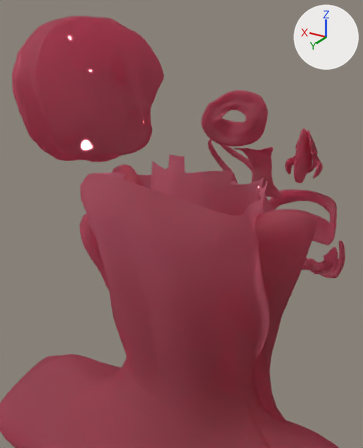
One commit to the Blender file ForensicObj.blend: the scene before it, then after it.
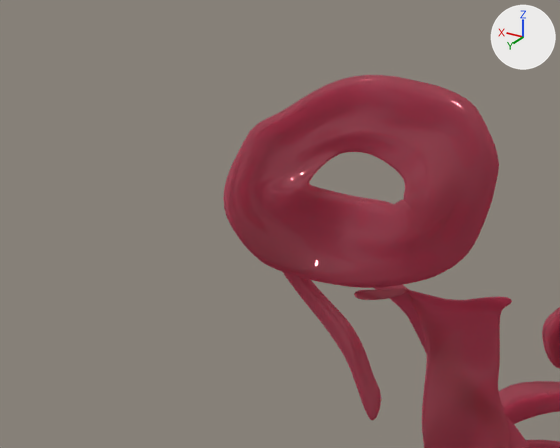
There are two pictures of each version: one whole from a 50 mm lens placed at (-114.2, 301.4, 67.6), pointed at (57.1, 15.8, -75.2), one close up from a 50 mm lens placed at (-13.4, 85.6, 42.3), pointed at (50.2, -20.5, -10.8). The lights are fixed; the arrows at upper right show +X, +Y and +Z.

The older version as bpy lines, for what is in view:
```python
me_plane_005 = bpy.data.meshes.new('Plane.005')
me_plane_005.from_pydata(...)  # 3536 vertices, 3536 faces; spans x -23.4..22.8, y -9.5..14.6, z -26.4..26.6
me_plane_005.polygons.foreach_set('use_smooth', [True] * 3536)
me_plane_005.materials.append(mat_matmuscles)
me_plane_013 = bpy.data.meshes.new('Plane.013')
me_plane_013.from_pydata(...)  # 3844 vertices, 3840 faces; spans x -30.3..17.3, y -20.3..14.8, z -43.6..28.4
me_plane_013.polygons.foreach_set('use_smooth', [True] * 3840)
me_plane_013.materials.append(mat_matmuscles)
me_plane_014 = bpy.data.meshes.new('Plane.014')
me_plane_014.from_pydata(...)  # 8526 vertices, 8512 faces; spans x -15.4..14.9, y -18.0..26.9, z -23.2..31.8
me_plane_014.polygons.foreach_set('use_smooth', [True] * 8512)
me_plane_014.materials.append(mat_matmuscles)
ob_nasalis = bpy.data.objects.new('Nasalis', me_plane_014)
ob_nasalis.location = (-1.2, -76.7, -39.4)
ob_nasalis.scale = (0.951, 0.951, 0.787)
ob_orbicularis_oculi = bpy.data.objects.new('Orbicularis Oculi', me_plane_005)
ob_orbicularis_oculi.location = (41.2, -33.9, -7.2)
ob_orbicularis_oculi.scale = (0.951, 0.951, 0.787)
ob_zygomaticus = bpy.data.objects.new('Zygomaticus', me_plane_013)
ob_zygomaticus.location = (60.3, -67.7, -47.7)
ob_zygomaticus.scale = (0.951, 0.951, 0.787)
# also in view: 'Elevator Labii Superioris' at (25.1, -44.6, -48.7); 'Orbicularis Oris' at (-0.9, -87.8, -94.9)
```
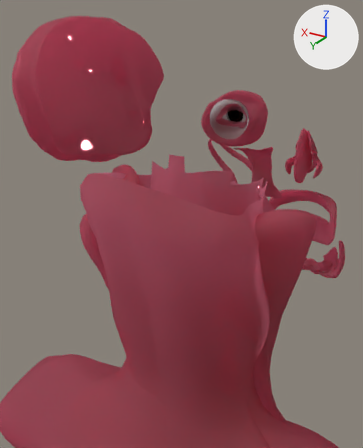
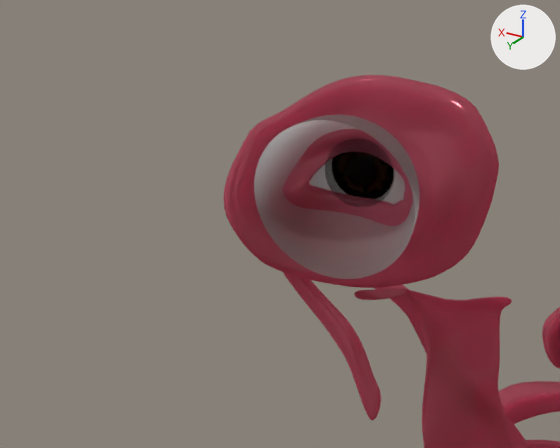
Commit message: ForensicOnBlender new tools!

Where the newer file only moved an object's origin or applied its transform, the numbers keep the older frame.

What changed in the scene script:
```text
Add img_olhos_png_000:
    img_olhos_png_000 = load_image('Olhos.png.000', '_unpacked/Olhos.png', 1022, 1022, 'sRGB')
Add img_olhos_png_003:
    img_olhos_png_003 = load_image('Olhos.png.003', '_unpacked/Olhos.png', 1022, 1022, 'sRGB')
Add mat_mat_eye_3_003:
    mat_mat_eye_3_003 = bpy.data.materials.new('Mat_Eye_3.003')
    # nodes: BsdfGlass, BsdfTransparent, MixShader, OutputMaterial
    # colours: dark grey #6c6c6c
Add mat_mat_eye_1_000:
    mat_mat_eye_1_000 = bpy.data.materials.new('Mat_Eye_1.000')
    # uses the picture img_olhos_png_000
Add mat_mat_eye_3_000:
    mat_mat_eye_3_000 = bpy.data.materials.new('Mat_Eye_3.000')
    # nodes: BsdfAnisotropic, BsdfTransparent, HueSaturation, MixShader, OutputMaterial
Add mat_mat_eye_2_000:
    mat_mat_eye_2_000 = bpy.data.materials.new('Mat_Eye_2.000')
    # uses the picture img_olhos_png_003
Add me_sphere_000:
    me_sphere_000.from_pydata(...)  # 1188 vertices, 1216 faces; spans x -13.7..13.7, y -13.7..13.7, z -15.2..2.5
    me_sphere_000.polygons.foreach_set('use_smooth', [True] * 1216)
    # faces by material slot: [192, 288, 224, 512]
    me_sphere_000.materials.append(mat_mat_eye_1_000)
    me_sphere_000.materials.append(mat_mat_eye_3_000)
    me_sphere_000.materials.append(mat_mat_eye_2_000)
    me_sphere_000.materials.append(mat_mat_eye_3_003)
Add ob_eye:
    ob_eye = bpy.data.objects.new('Eye', me_sphere_000)
    ob_eye.location = (40.9, -23.3, -4.9)
    ob_eye.rotation_euler = (-1.627, -0.00977, 0.1)  # degrees (-93, -0.6, 5.7)
    ob_eye.scale = (1.06, 1.06, 1.06)
    ob_eye.show_transparent = True
    _m = ob_eye.modifiers.new('Subsurf', 'SUBSURF')
```

What differs and where, as boxes (x1, y1, x2, y2) in the close-ups (560 x 448 px):
'Eye', added
    after: (254, 115, 420, 279)
    faces in mat_mat_eye_1_000: (254, 115, 420, 279)
    faces in mat_mat_eye_2_000: (331, 152, 394, 199)
